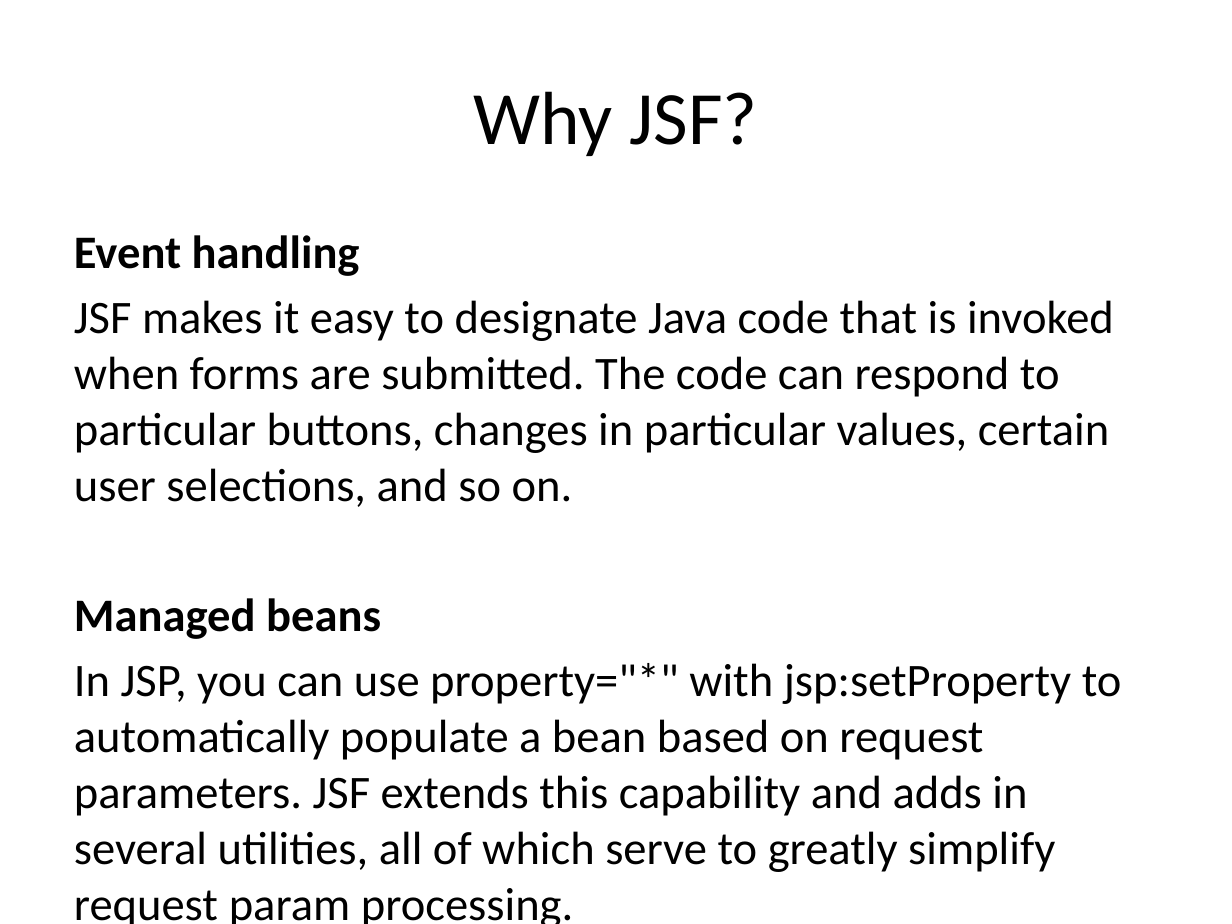
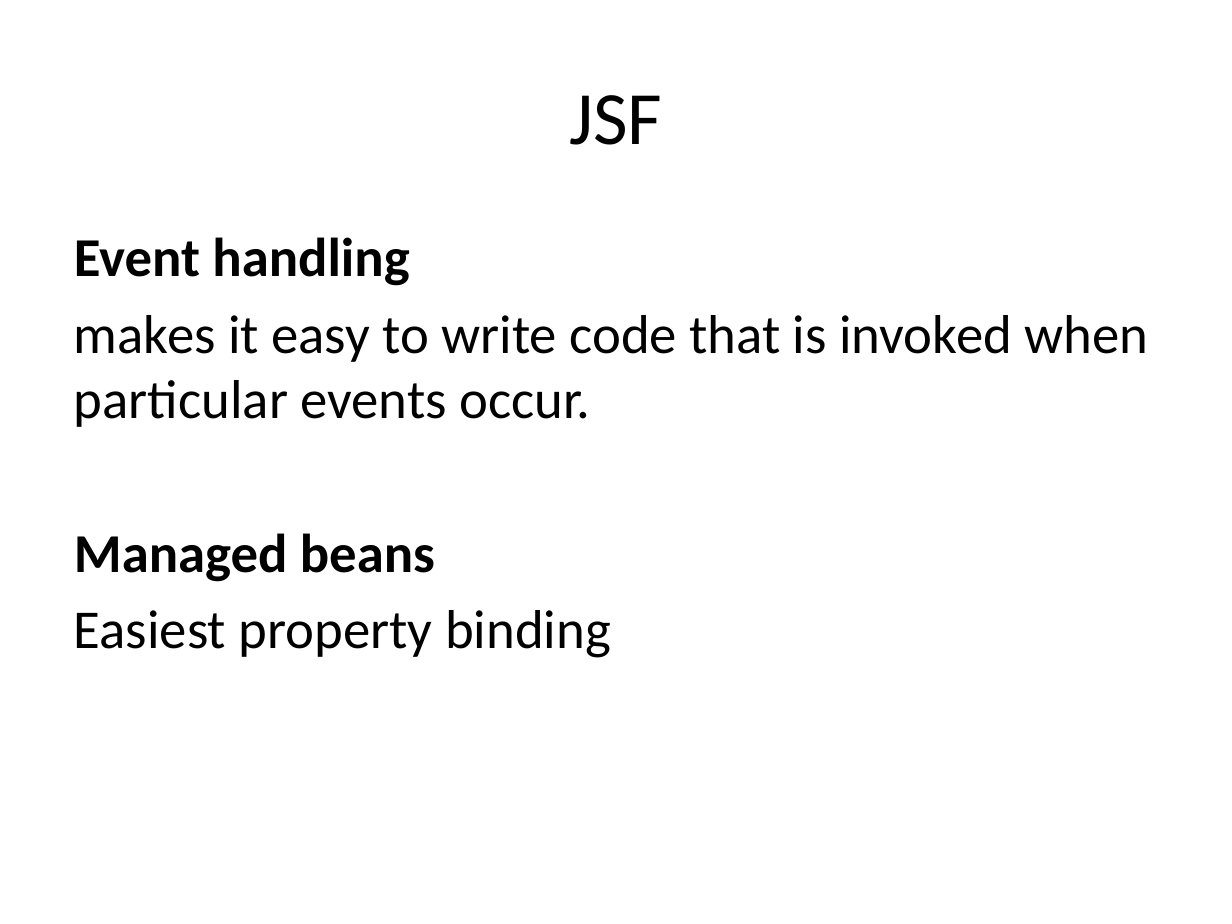
Before and after one commit to markusmo/HotelSoftware, a slide deck: slide 31 of Documentation/Praesentation/PresentationRoomanizer.pptx (slide 27 before the commit). Drawn at 1232x924 pixels with LibreOffice and Linux fonts; fonts in the diff are those of the drawing. Boxes give left, top, right and bottom in pixels: in the first picture for what was removed or moved away, otherwise in the second. Text is boxed around its words. In the diff, an @@ line names an element or a change of style, - is before the commit and + after.

```diff
--- a/Documentation/Praesentation/PresentationRoomanizer.pptx
+++ b/Documentation/Praesentation/PresentationRoomanizer.pptx
@@ title at bbox=[569, 95, 662, 145]: text changed @@
-Why JSF?
+JSF
@@ text at bbox=[74, 237, 435, 582]: size 27.2 to 32 pt in "Event handling", "Managed beans" @@
@@ text at bbox=[74, 315, 1148, 427]: text changed; size 27.2 to 32 pt @@
-JSF makes it easy to designate Java code that is invoked when forms are submitted. The code can respond to particular buttons, changes in particular values, certain user selections, and so on.
+makes it easy to write code that is invoked when particular events occur.
@@ text at bbox=[74, 610, 611, 658]: text changed; size 27.2 to 32 pt @@
-In JSP, you can use property="*" with jsp:setProperty to automatically populate a bean based on request parameters. JSF extends this capability and adds in several utilities, all of which serve to greatly simplify request param processing.
+Easiest property binding
```
Also in this commit, not shown: 8 other slides changed, 7 slides added, 3 slides removed, 15 other files.
